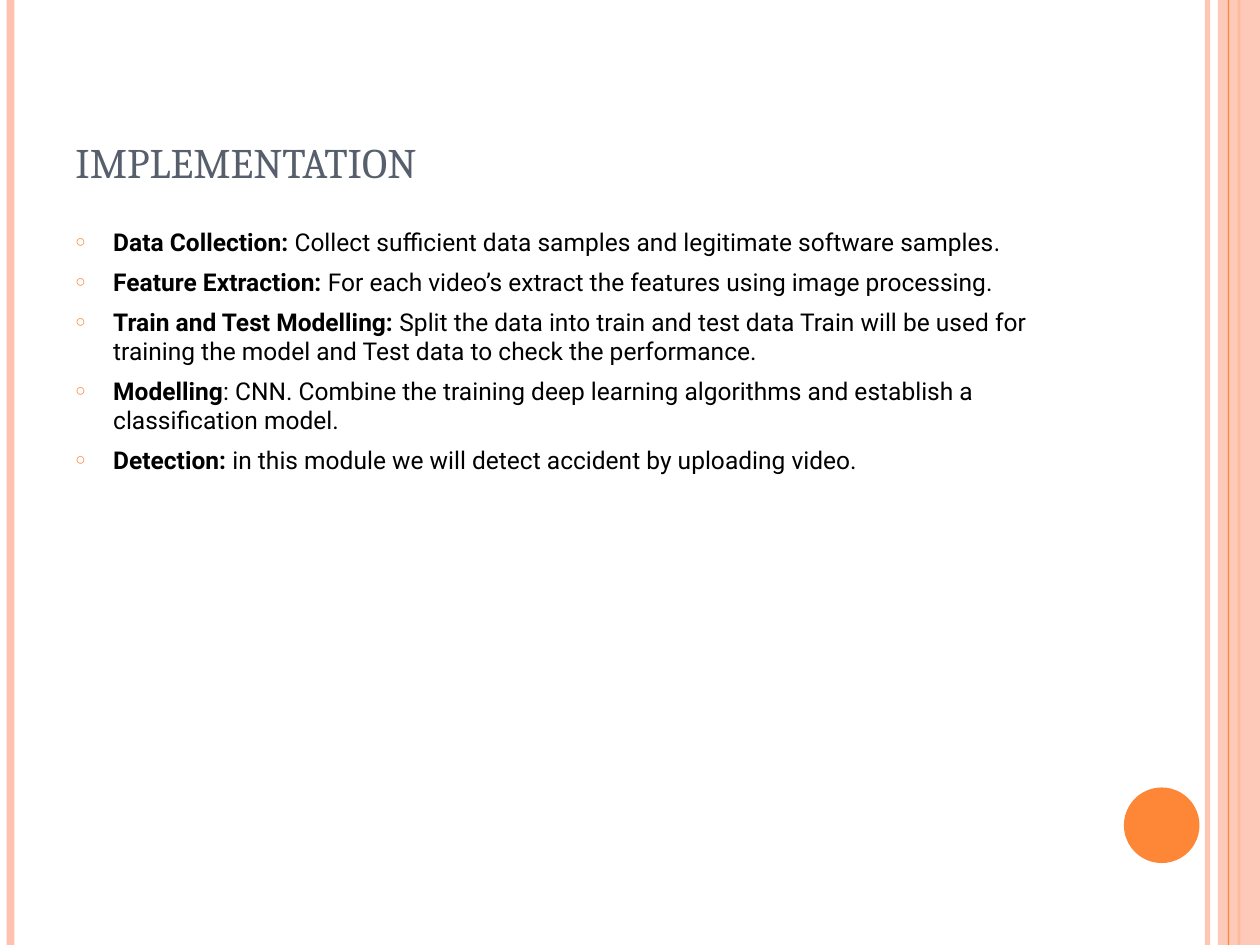
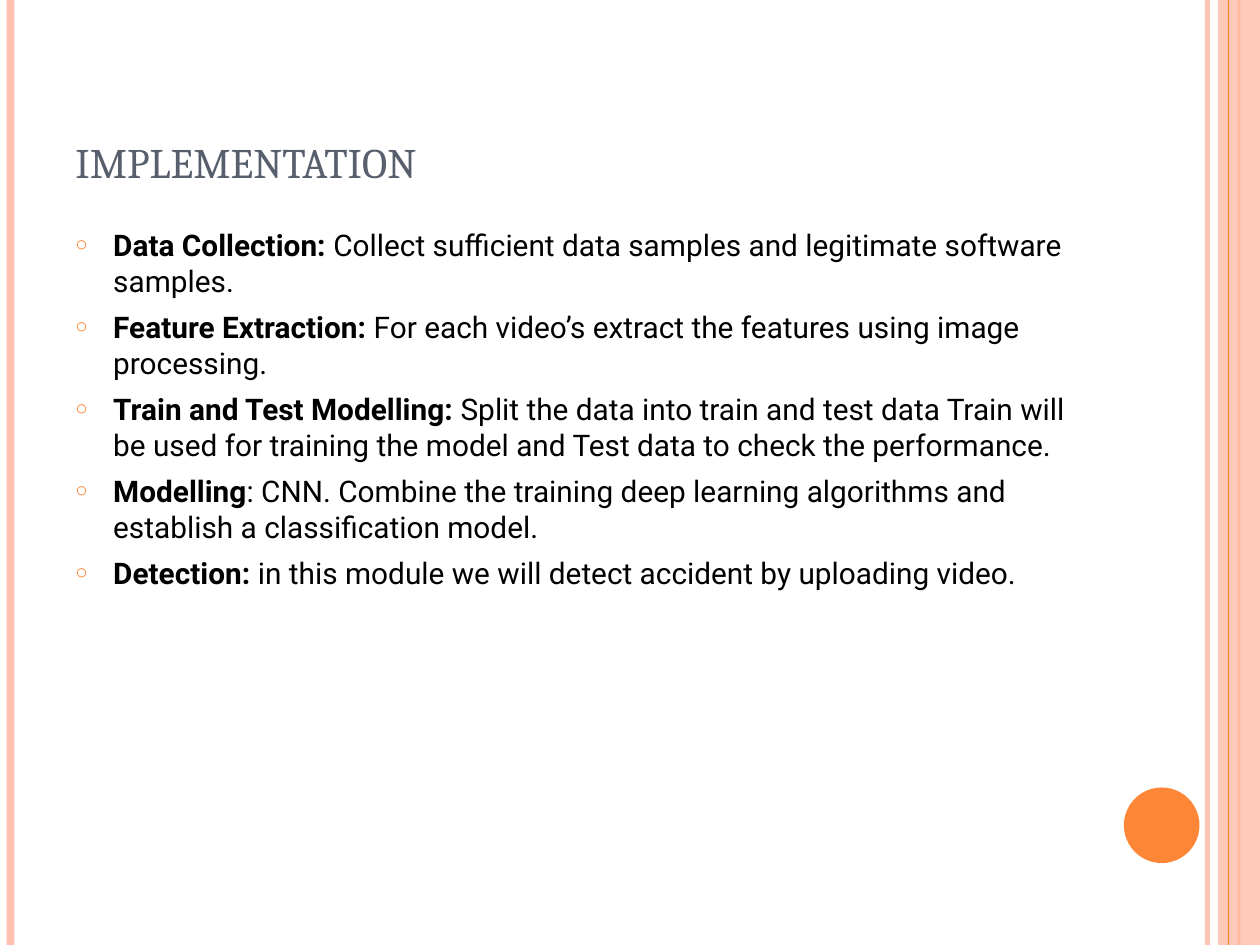
Before and after one commit to savanthreddy7/Final-Project-Increment, a slide deck: slide 15 of AccidentDetection_Using_CNN.pptx. Drawn at 1260x945 pixels with LibreOffice and Linux fonts; fonts in the diff are those of the drawing. Boxes give left, top, right and bottom in pixels: in the first picture for what was removed or moved away, otherwise in the second. Text is boxed around its words. In the diff, an @@ line names an element or a change of style, - is before the commit and + after.

```diff
--- a/AccidentDetection_Using_CNN.pptx
+++ b/AccidentDetection_Using_CNN.pptx
@@ text "Data Collection: Collect sufficient data ..." at [113, 233, 1064, 591]: size 14 to 17 pt; font Cambria to Roboto in "samples." @@
```
Also in this commit, not shown: 10 other slides changed.
